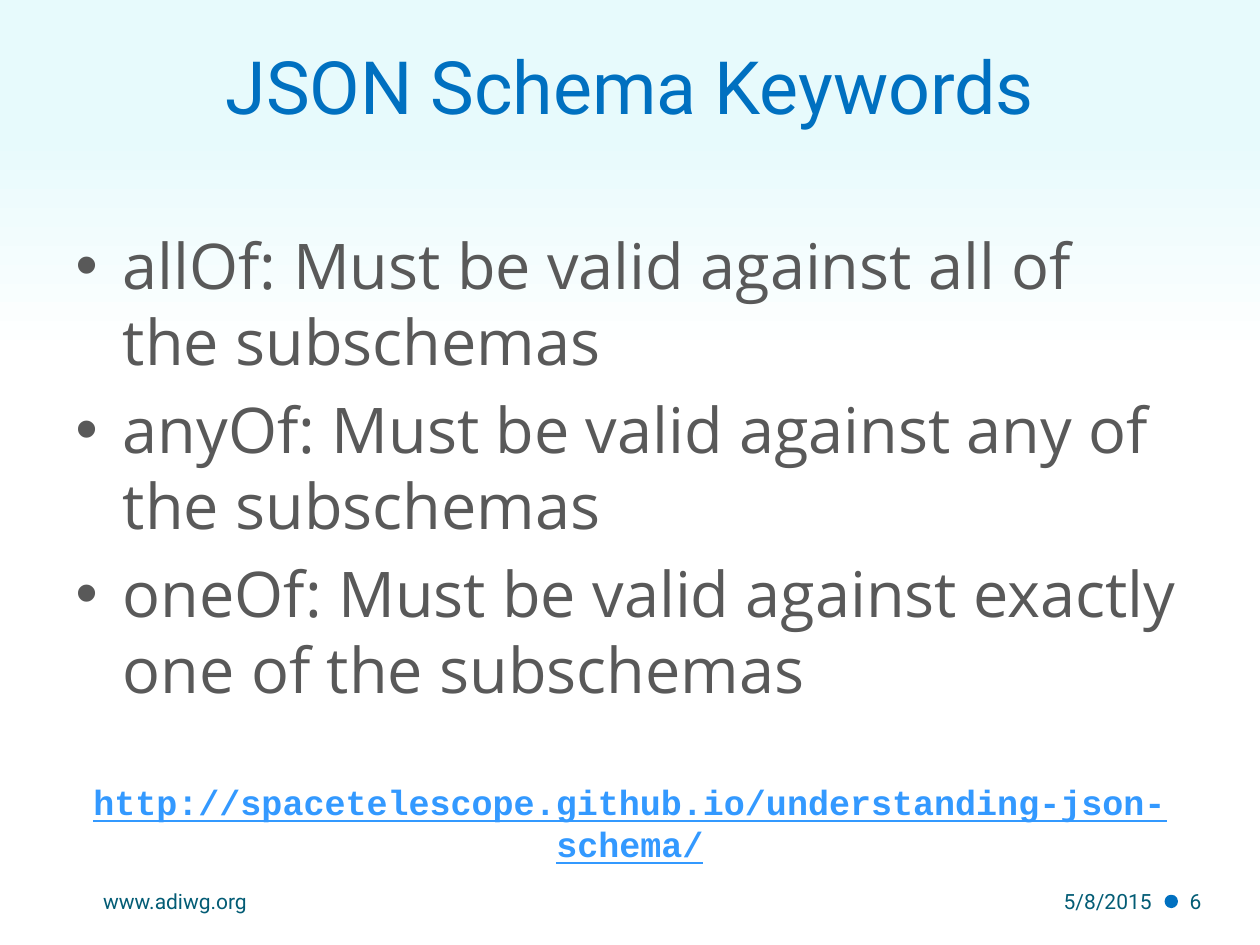
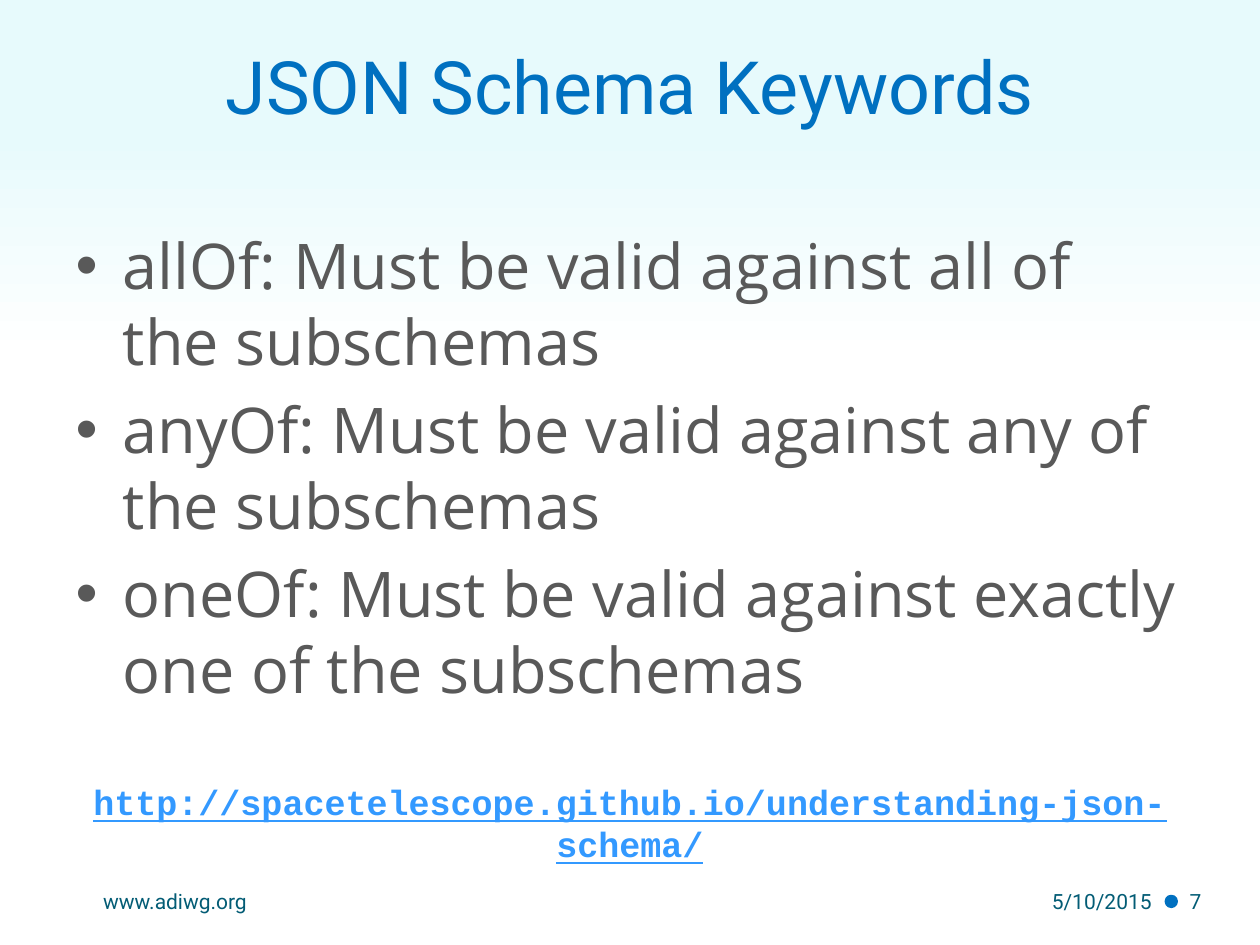
Before and after one commit to adiwg/mdWorkshop, a slide deck: slide 7 of S2.1_mdJSON_mdTools.pptx (slide 6 before the commit). Drawn at 1260x945 pixels with LibreOffice and Linux fonts; fonts in the diff are those of the drawing; background and template pictures are left out. Boxes give left, top, right and bottom in pixels: in the first picture for what was removed or moved away, otherwise in the second. Text is boxed around its words. In the diff, an @@ line names an element or a change of style, - is before the commit and + after.

```diff
--- a/S2.1_mdJSON_mdTools.pptx
+++ b/S2.1_mdJSON_mdTools.pptx
@@ text at box(1052, 894, 1152, 911): text changed @@
-5/8/2015
+5/10/2015
@@ page number at box(1190, 894, 1202, 909): text changed @@
-6
+7
```
Also in this commit, not shown: 6 other slides changed, 1 slide added, 4 other files.
